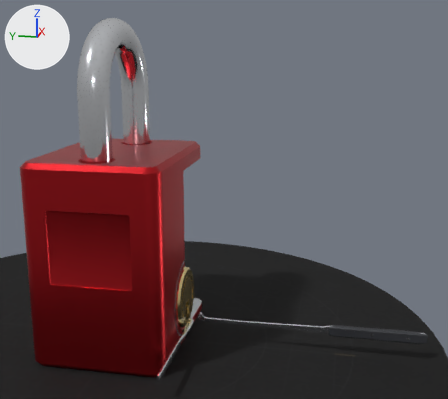
One commit to the glTF model app/src/main/assets/models/american_1100_padlock.glb: the scene before it, then after it.
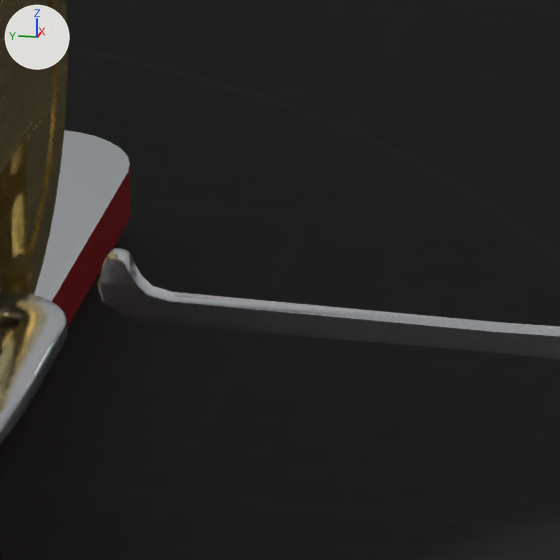
The first picture shows the older version from a camera (50 mm lens) standing at (-1.312, -0.504, 0.567) and looking at (-0.046, -0.251, 0.25). The close-ups show the older and then the newer version on the part from 41% to 57% of the width and 71% to 88% of the height of that picture. Only the edits that show in the close-ups are written down. Arrows for +X, +Y and +Z are at upper left; the lights stay in place. Where no turn or scale is listed for an object, it has been applied to the vertices.

Objects in the first close-up: 'Bench', 'Body_Cutaway', 'Core_Plug', 'HookPick', 'TensionWrench'.
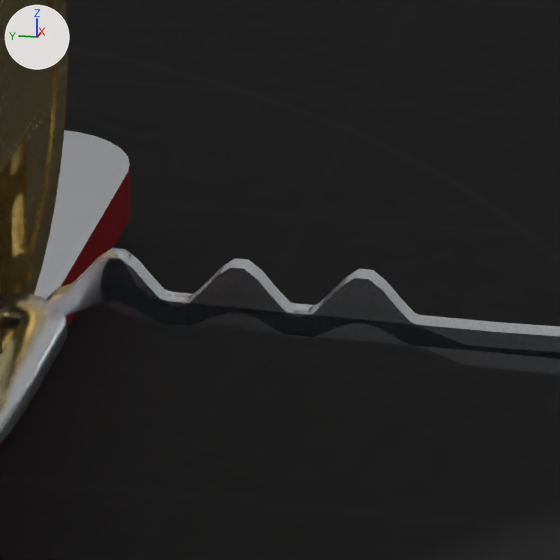
Location of each change, (x1, y1, x2, y2) in pixels of the close-ups (560 x 560 px):
'RakePick', added
    after: (43, 248, 560, 375)

Patch to the scene script:
```diff
--- a/app/src/main/assets/models/american_1100_padlock.glb.py
+++ b/app/src/main/assets/models/american_1100_padlock.glb.py
@@ me_rakepick @@
+me_rakepick.from_pydata(...)  # 314 vertices, 612 faces; spans x -0.008..0.008, y -0.51..0.021, z -0.034..0.0
+# faces by material slot: [360, 252]
+me_rakepick.materials.append(mat_tool_steel)
+me_rakepick.materials.append(mat_tool_grip)
@@ ob_rakepick @@
+ob_rakepick = bpy.data.objects.new('RakePick', me_rakepick)
+ob_rakepick.location = (0.0, -0.185, -0.036)
```
